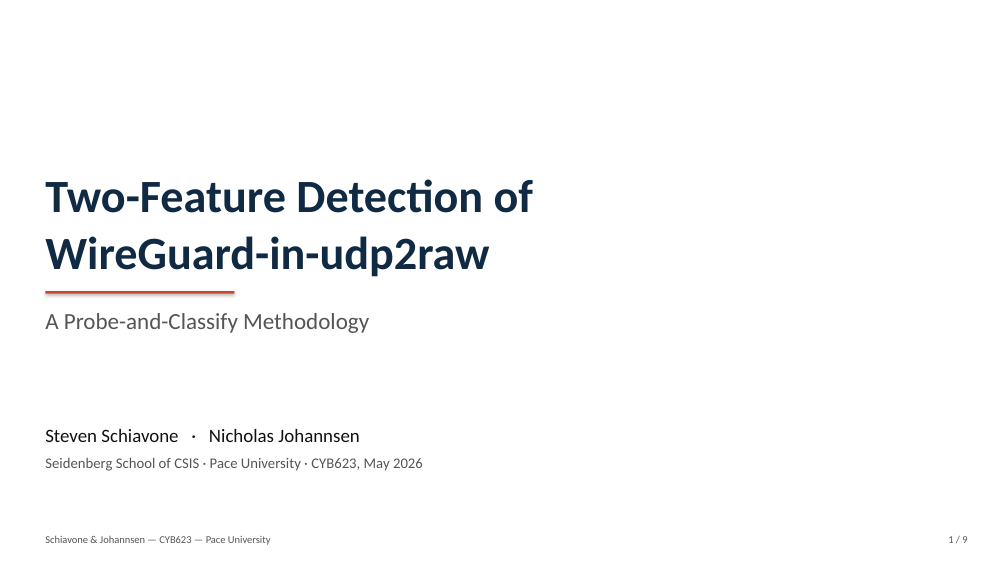
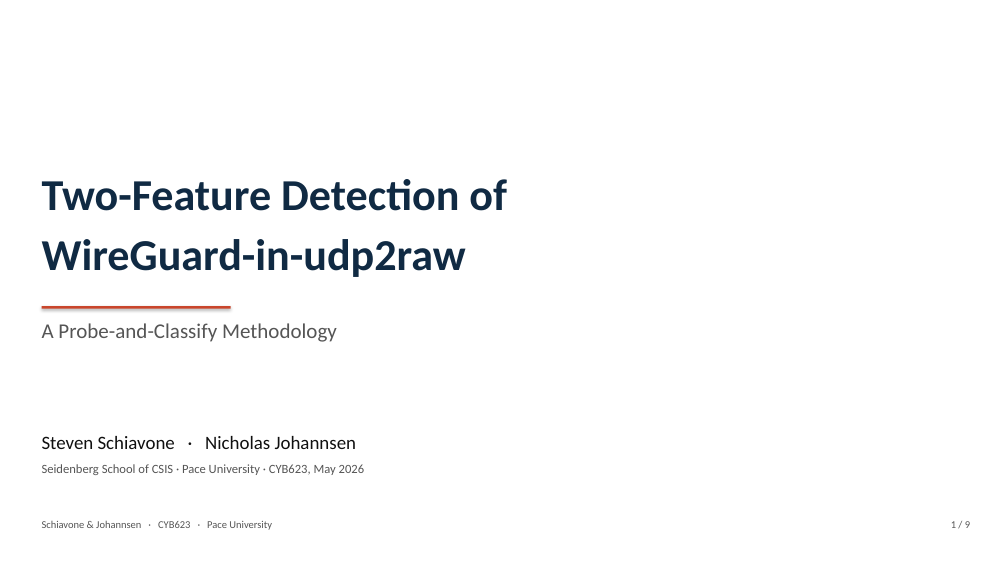
Before and after one commit to BitEU/WireGuard_Research, a slide deck: slide 1 of slides/WireGuard-udp2raw-detection.pptx. Drawn at 1008x567 pixels with LibreOffice and Linux fonts; fonts in the diff are those of the drawing. Boxes give left, top, right and bottom in pixels: in the first picture for what was removed or moved away, otherwise in the second. Text is boxed around its words. In the diff, an @@ line names an element or a change of style, - is before the commit and + after.

```diff
--- a/slides/WireGuard-udp2raw-detection.pptx
+++ b/slides/WireGuard-udp2raw-detection.pptx
@@ text "Two-Feature Detection of" at [42,179,507,211]: size 44 to 42 pt @@
@@ text "WireGuard-in-udp2raw" at [42,239,466,277]: size 44 to 42 pt @@
@@ text "A Probe-and-Classify Methodology": place and size @@
-text "A Probe-and-Classify Methodology" at [45,313,369,333]
+text "A Probe-and-Classify Methodology" at [42,323,337,342]
@@ text "A Probe-and-Classify Methodology" at [42,323,337,342]: size 22 to 20 pt @@
@@ rectangle: place and size @@
-rectangle at [45,291,234,293]
+rectangle at [42,306,231,309]
@@ text "Steven Schiavone · Nicholas Johannsen": place and size @@
-text "Steven Schiavone · Nicholas Johannsen" at [45,429,359,442]
+text "Steven Schiavone · Nicholas Johannsen" at [42,436,356,449]
@@ text "Seidenberg School of CSIS · ..." at [42,464,365,475]: size 14 to 12 pt @@
@@ text at [42,521,272,530]: text changed @@
-Schiavone & Johannsen — CYB623 — Pace University
+Schiavone & Johannsen · CYB623 · Pace University
@@ text "1 / 9": place and size @@
-text "1 / 9" at [948,536,967,543]
+text "1 / 9" at [951,521,970,528]
```
Also in this commit, not shown: 8 other slides changed, 2 other files.
